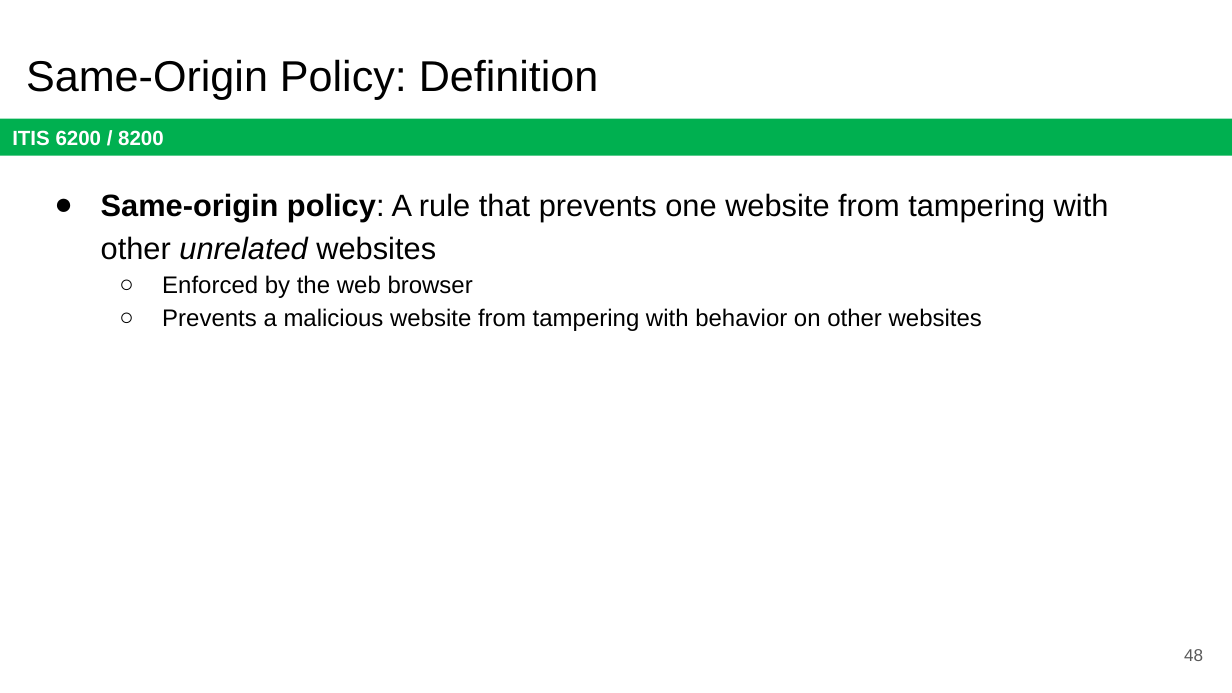
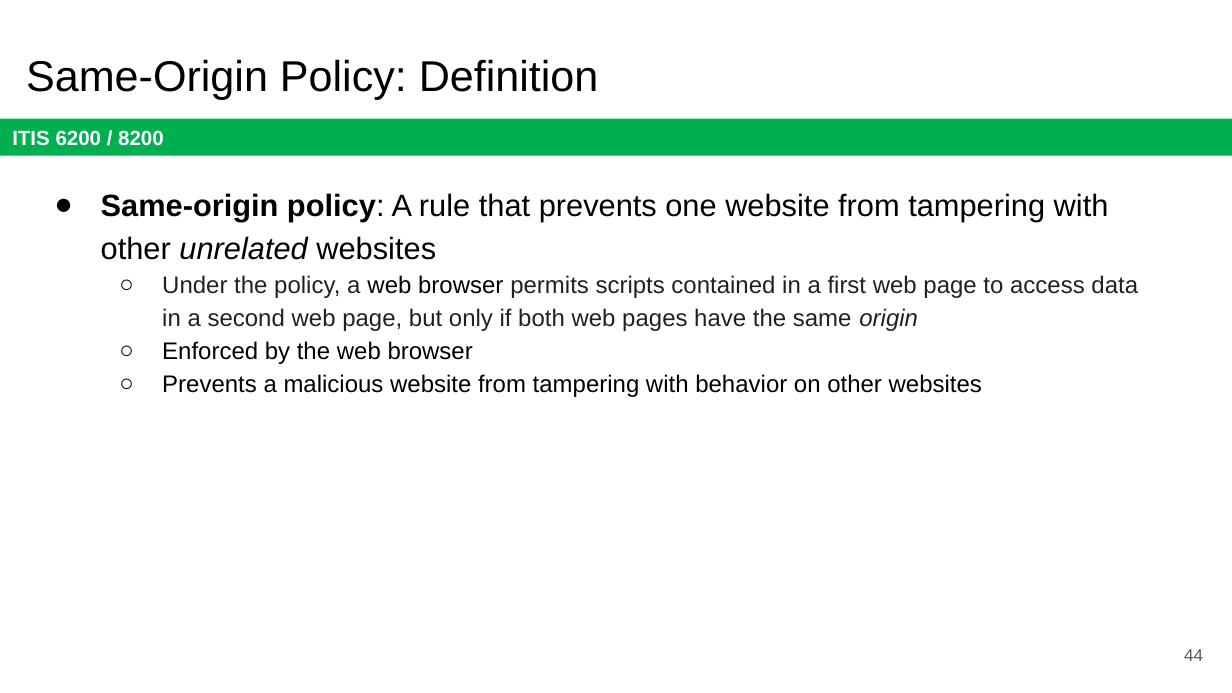
Before and after one commit to jx5c/github.io, a slide deck: slide 44 of teaching/ITIS6200/2023fa/lectures/lec10.pptx (slide 48 before the commit). Drawn at 1232x693 pixels with LibreOffice and Linux fonts; fonts in the diff are those of the drawing. Boxes give left, top, right and bottom in pixels: in the first picture for what was removed or moved away, otherwise in the second. Text is boxed around its words. In the diff, an @@ line names an element or a change of style, - is before the commit and + after.

```diff
--- a/teaching/ITIS6200/2023fa/lectures/lec10.pptx
+++ b/teaching/ITIS6200/2023fa/lectures/lec10.pptx
@@ text at <box>162,275,1138,331</box>: paragraph added @@
+  ○ Under the policy, a web browser permits scripts contained in a first web page to access data in a second web page, but only if both web pages have the same origin
@@ page number at <box>1184,649,1203,661</box>: text changed @@
-48
+44
```
Also in this commit, not shown: 11 other slides changed, 4 slides removed, 3 other files.
